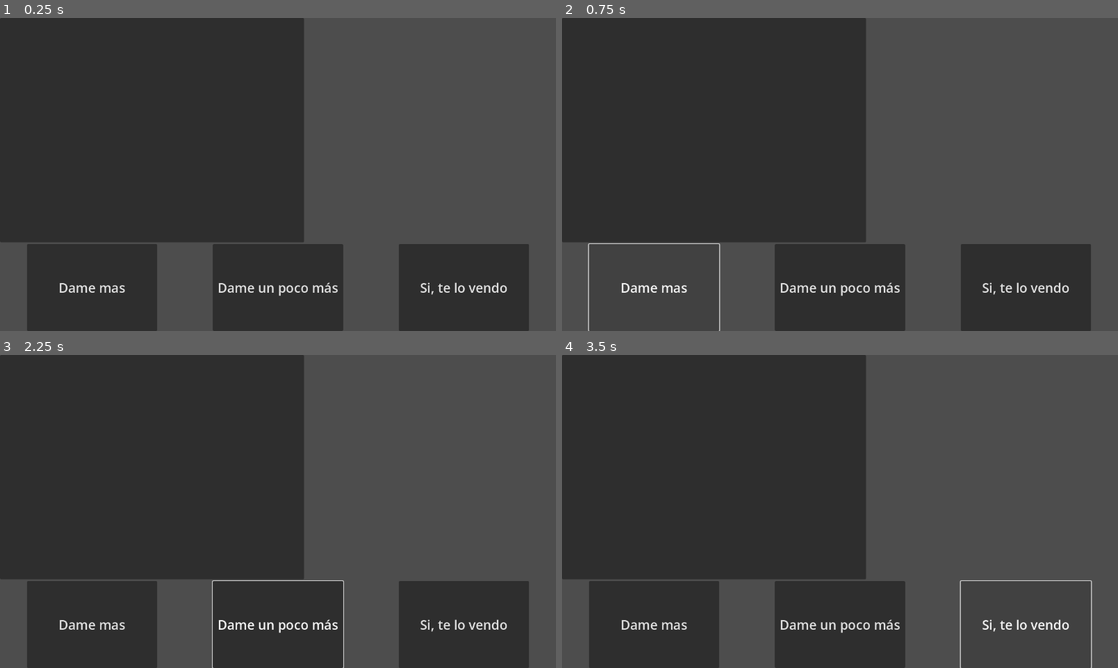
Above: before the commit, frames 1-4 (two rows, left to right).
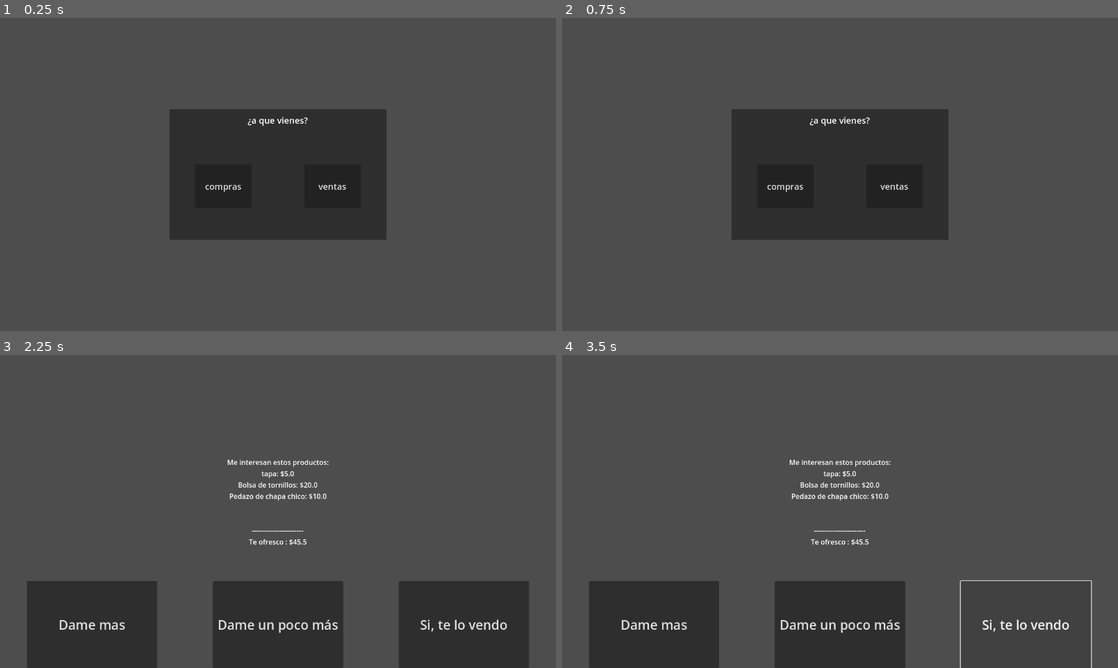
Above: after the commit, the same moments.

Repository: DAGimenez/Detector_Proyect
Game: Godot game, scene res://Escenas/interfas_pelado/interfas_tienda.tscn
Two runs of this game, one before a commit and one after it. Both use one fixed random seed, a clock stepped at 60 frames per second and the inputs below. This scene is started directly instead of the project's main scene.
Inputs (mouse positions are in pixels of both pictures, inside the frame that each line leads up to):
- Up to frame 1 (0.25 s): no input
- Up to frame 2 (0.75 s): click (656, 287) at 0.5 s, where only the run before the commit has a clickable "Dame mas"
- Up to frame 3 (2.25 s): click (278, 624) at 1.25 s, where only the run before the commit has a clickable "Dame un poco más"; click (333, 524) at 2 s, where only the run after the commit has a clickable "ventas"
- Up to frame 4 (3.5 s): click "Si, te lo vendo" at 2.75 s

The runs differ from the first frame. In frame 1, 55% of the frame differs, in the area x 0-96%, y 0-100%; in frame 2, 49%; in frame 3, 39%; in frame 4, 39%.

Commit message:
ESTRUCTURA DE NODOS

Diff:
--- a/detector-proyecto/Escenas/interfas_pelado/interfas_tienda.tscn
+++ b/detector-proyecto/Escenas/interfas_pelado/interfas_tienda.tscn
@@ -6,7 +6,7 @@
 [node name="interfas_tienda" type="CanvasLayer"]
 script = ExtResource("1_c6tn6")
 
-[node name="pestaña_venta" type="Control" parent="."]
+[node name="pestaña_compra" type="Control" parent="."]
 visible = false
 layout_mode = 3
 anchors_preset = 15
@@ -14,47 +14,6 @@
 anchor_bottom = 1.0
 grow_horizontal = 2
 grow_vertical = 2
-
-[node name="VBoxContainer" type="VBoxContainer" parent="pestaña_venta"]
-layout_mode = 1
-anchors_preset = 15
-anchor_right = 1.0
-anchor_bottom = 1.0
-grow_horizontal = 2
-grow_vertical = 2
-
-[node name="HBoxContainer" type="HBoxContainer" parent="pestaña_venta/VBoxContainer"]
-layout_mode = 2
-size_flags_vertical = 3
-
-[node name="PanelContainer" type="PanelContainer" parent="pestaña_venta/VBoxContainer/HBoxContainer"]
-custom_minimum_size = Vector2(700, 500)
-layout_mode = 2
-
-[node name="Label" type="Label" parent="pestaña_venta/VBoxContainer/HBoxContainer"]
-custom_minimum_size = Vector2(500, 300)
-layout_mode = 2
-size_flags_horizontal = 10
-size_flags_vertical = 6
-horizontal_alignment = 1
-autowrap_mode = 3
-
-[node name="LineEdit" type="LineEdit" parent="pestaña_venta/VBoxContainer"]
-custom_minimum_size = Vector2(900, 110)
-layout_mode = 2
-size_flags_horizontal = 4
-size_flags_vertical = 8
-placeholder_text = "Escribe aquí para negociar..."
-max_length = 100
-
-[node name="pestaña_compra" type="Control" parent="."]
-layout_mode = 3
-anchors_preset = 15
-anchor_right = 1.0
-anchor_bottom = 1.0
-grow_horizontal = 2
-grow_vertical = 2
-script = ExtResource("2_xqcqb")
 
 [node name="VBoxContainer" type="VBoxContainer" parent="pestaña_compra"]
 layout_mode = 1
@@ -80,10 +39,61 @@
 horizontal_alignment = 1
 autowrap_mode = 3
 
-[node name="HBoxContainer2" type="HBoxContainer" parent="pestaña_compra/VBoxContainer"]
+[node name="LineEdit" type="LineEdit" parent="pestaña_compra/VBoxContainer"]
+custom_minimum_size = Vector2(900, 110)
+layout_mode = 2
+size_flags_horizontal = 4
+size_flags_vertical = 8
+placeholder_text = "Escribe aquí para negociar..."
+max_length = 100
+
+[node name="pestaña_venta" type="Control" parent="."]
+visible = false
+layout_mode = 3
+anchors_preset = 15
+anchor_right = 1.0
+anchor_bottom = 1.0
+grow_horizontal = 2
+grow_vertical = 2
+script = ExtResource("2_xqcqb")
+
+[node name="VBoxContainer" type="VBoxContainer" parent="pestaña_venta"]
+layout_mode = 1
+anchors_preset = 15
+anchor_right = 1.0
+anchor_bottom = 1.0
+grow_horizontal = 2
+grow_vertical = 2
+
+[node name="HBoxContainer" type="HBoxContainer" parent="pestaña_venta/VBoxContainer"]
+layout_mode = 2
+size_flags_vertical = 3
+
+[node name="VBoxContainer" type="VBoxContainer" parent="pestaña_venta/VBoxContainer/HBoxContainer"]
+layout_mode = 2
+size_flags_horizontal = 3
+
+[node name="Label" type="Label" parent="pestaña_venta/VBoxContainer/HBoxContainer/VBoxContainer"]
+custom_minimum_size = Vector2(500, 150)
+layout_mode = 2
+size_flags_horizontal = 6
+size_flags_vertical = 10
+horizontal_alignment = 1
+vertical_alignment = 2
+autowrap_mode = 3
+
+[node name="total" type="Label" parent="pestaña_venta/VBoxContainer/HBoxContainer/VBoxContainer"]
+custom_minimum_size = Vector2(500, 150)
+layout_mode = 2
+size_flags_horizontal = 6
+size_flags_vertical = 0
+horizontal_alignment = 1
+autowrap_mode = 3
+
+[node name="HBoxContainer2" type="HBoxContainer" parent="pestaña_venta/VBoxContainer"]
 layout_mode = 2
 
-[node name="1" type="Button" parent="pestaña_compra/VBoxContainer/HBoxContainer2"]
+[node name="1" type="Button" parent="pestaña_venta/VBoxContainer/HBoxContainer2"]
 custom_minimum_size = Vector2(300, 200)
 layout_mode = 2
 size_flags_horizontal = 6
@@ -91,7 +101,7 @@
 theme_override_font_sizes/font_size = 30
 text = "Dame mas"
 
-[node name="2" type="Button" parent="pestaña_compra/VBoxContainer/HBoxContainer2"]
+[node name="2" type="Button" parent="pestaña_venta/VBoxContainer/HBoxContainer2"]
 custom_minimum_size = Vector2(300, 200)
 layout_mode = 2
 size_flags_horizontal = 6
@@ -99,7 +109,7 @@
 theme_override_font_sizes/font_size = 30
 text = "Dame un poco más"
 
-[node name="3" type="Button" parent="pestaña_compra/VBoxContainer/HBoxContainer2"]
+[node name="3" type="Button" parent="pestaña_venta/VBoxContainer/HBoxContainer2"]
 custom_minimum_size = Vector2(300, 200)
 layout_mode = 2
 size_flags_horizontal = 6
@@ -108,7 +118,6 @@
 text = "Si, te lo vendo"
 
 [node name="PanelContainer" type="PanelContainer" parent="."]
-visible = false
 custom_minimum_size = Vector2(500, 300)
 anchors_preset = 8
 anchor_left = 0.5
@@ -158,5 +167,7 @@
 text = "ventas
 "
 
+[connection signal="button_down" from="pestaña_venta/VBoxContainer/HBoxContainer2/1" to="pestaña_venta" method="_on__button_down"]
 [connection signal="button_down" from="PanelContainer/MarginContainer/VBoxContainer/HBoxContainer/compra" to="." method="_on_compra_button_down"]
 [connection signal="button_down" from="PanelContainer/MarginContainer/VBoxContainer/HBoxContainer/venta" to="." method="_on_venta_button_down"]
+[connection signal="button_down" from="PanelContainer/MarginContainer/VBoxContainer/HBoxContainer/venta" to="pestaña_venta" method="_on_venta_button_down"]
--- a/detector-proyecto/Escenas/interfas_pelado/pestaña_compra.gd
+++ b/detector-proyecto/Escenas/interfas_pelado/pestaña_compra.gd
@@ -1,11 +1,45 @@
 extends Control
 
+@onready var label: Label = $VBoxContainer/HBoxContainer/VBoxContainer/Label
+@onready var total: Label = $VBoxContainer/HBoxContainer/VBoxContainer/total
+
+
 var productos : Dictionary = {
-	"tapa": 5.0,
-	"Colgantes de plata" : 30.0,
-	"Pedazo de chapa chico": 10,
-	"Goma de auto": 50.0,
-	"Cajita de balas usadas": 15.0,
-	"Granada descompuesta": 90.0,
-	"Bolsa de tornillos": 20
+	"tapa": 5.00,
+	"Colgantes de plata" : 30.00,
+	"Pedazo de chapa chico": 10.00,
+	"Goma de auto": 50.00,
+	"Cajita de balas usadas": 15.00,
+	"Granada descompuesta": 90.00,
+	"Bolsa de tornillos": 20.00
 }
+
+var objetos_seleccionados : Array =[]
+var precio : float = 0
+func _on_venta_button_down() -> void:
+	objetos_seleccionados.clear()
+	var llaves = productos.keys()
+	llaves.shuffle()
+
+	var texto_final : String = "Me interesan estos productos:\n"
+	var suma_base : float = 0.0
+
+	for i in range(3):
+		var nombre_item = llaves[i]
+		var precio_item = productos[nombre_item]
+		objetos_seleccionados.append({"nombre": nombre_item, "precio": precio_item})
+		suma_base += precio_item
+		texto_final += nombre_item + ": $" + str(precio_item) + "\n"
+
+	var precio_total = suma_base * 1.30
+	total.text = "\n-----------------------\n"
+	total.text += "Te ofresco : $" + str(precio_total)
+	precio = precio_total
+	label.text = texto_final
+
+
+func _on__button_down() -> void:
+	precio = precio * 1.30
+	total.text = "\n-----------------------\n"
+	total.text += "Te ofresco : $" + str(precio)
+	$"..".simpatia -= 5
